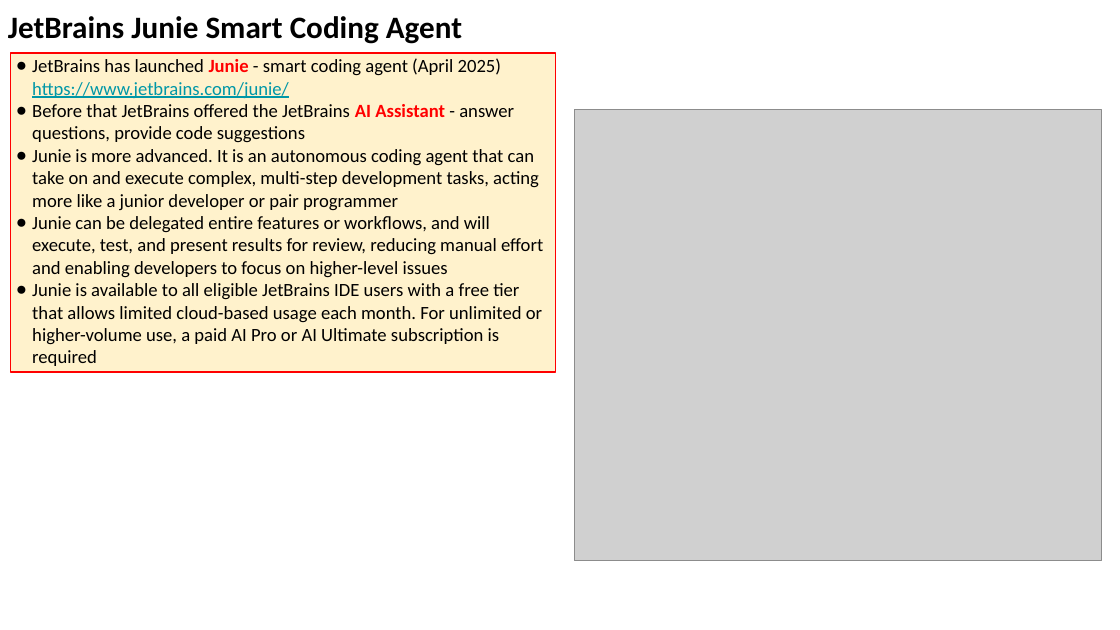
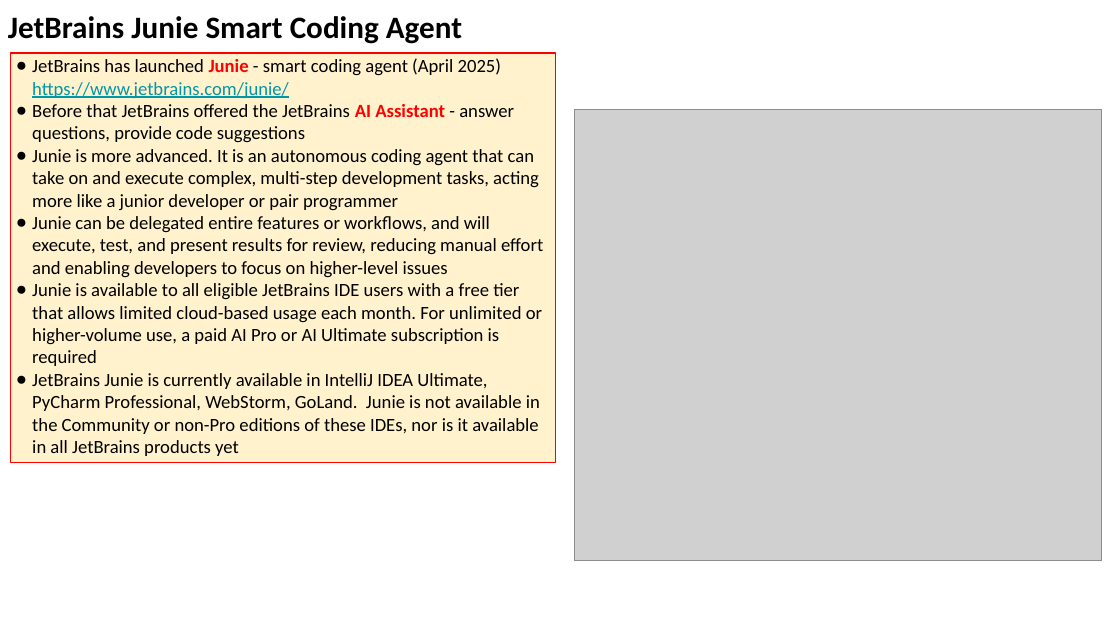
Before and after one commit to lselector/seminar, a slide deck: slide 13 of 2025/2025-04-25-AI-Updates.pptx. Drawn at 1120x630 pixels with LibreOffice and Linux fonts; fonts in the diff are those of the drawing; grey boxes stand for pictures. Boxes give left, top, right and bottom in pixels: in the first picture for what was removed or moved away, otherwise in the second. Text is boxed around its words. In the diff, an @@ line names an element or a change of style, - is before the commit and + after.

```diff
--- a/2025/2025-04-25-AI-Updates.pptx
+++ b/2025/2025-04-25-AI-Updates.pptx
@@ rectangle "JetBrains has launched Junie - ...": place and size @@
-rectangle "JetBrains has launched Junie - ..." at bbox=[10, 53, 556, 372]
+rectangle "JetBrains has launched Junie - ..." at bbox=[10, 53, 556, 463]
@@ text in rectangle at bbox=[32, 373, 540, 456]: paragraph added @@
+● JetBrains Junie is currently available in IntelliJ IDEA Ultimate, PyCharm Professional, WebStorm, GoLand. Junie is not available in the Community or non-Pro editions of these IDEs, nor is it available in all JetBrains products yet
```
Also in this commit, not shown: 1 other file.
